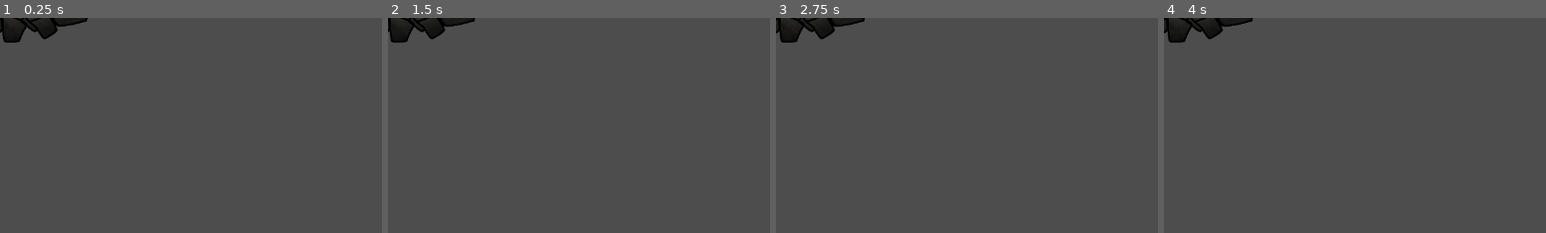
Above: before the commit, frames 1-4 (left to right).
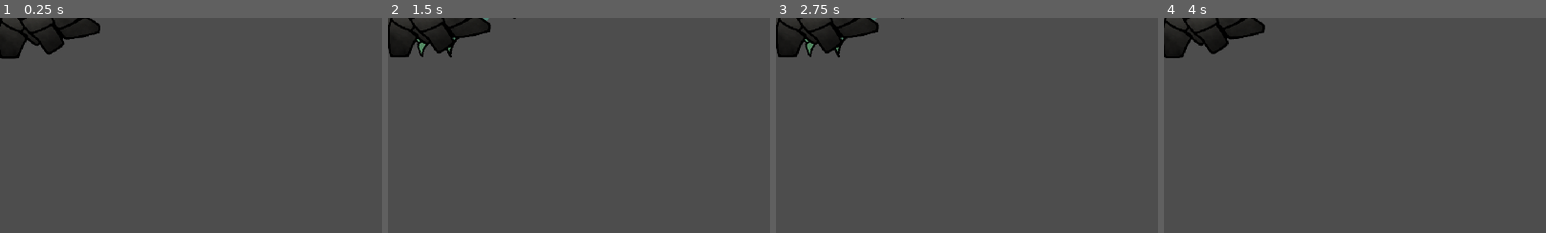
Above: after the commit, the same moments.

Repository: thecaptaincarrot/GMTK-2024-Game-Jam
Game: Godot game, scene res://Entities/Enemies/Wyrm/wyrm.tscn
Two runs of this game, one before a commit and one after it. Both use one fixed random seed, a clock stepped at 60 frames per second and the inputs below. This scene is started directly instead of the project's main scene.
Inputs (mouse positions are % of the whole screen's width and height, from its top left):
- Up to frame 1 (0.25 s): no input
- Up to frame 2 (1.5 s): tap Enter at 0.5 s; move the mouse to (72, 45) at 0.52 s; tap S (camera_down) at 0.6 s; click (72, 45) at 0.67 s; tap Space at 1.25 s; drag from (30, 55) to (45, 70) at 1.27 s
- Up to frame 3 (2.75 s): move the mouse to (60, 28) at 2.02 s; tap D (camera_right) at 2.1 s; click (60, 28) at 2.17 s
- Up to frame 4 (4 s): tap Enter at 2.75 s; drag from (45, 70) to (20, 35) at 2.77 s; tap Space at 3.5 s; move the mouse to (80, 65) at 3.52 s; hold Right mouse button (grab_camera) from 3.53 s (still down); click (80, 65) at 3.67 s
The pictures show only the part of the screen within x 0-50%, y 0-50%; the shares and areas given below are measured in that part.

The runs differ from the first frame. In frame 1, 2.2% of the frame differs, in the area x 0-27%, y 0-20%; in frame 2, 2.4%, in the area x 0-34%, y 0-19%; in frame 3, 2.4%; in frame 4, 2.2%.
Error before the commit: Invalid call. Nonexistent function 'get_basic_gooblins' in base 'Nil'. (res://Entities/Enemies/Wyrm/wyrm.gd:22)
Error after the commit: Invalid call. Nonexistent function 'get_basic_gooblins' in base 'Nil'. (res://Entities/Enemies/Wyrm/wyrm.gd:21)

Commit message:
Rebalance wyrm and slime

Diff:
--- a/Entities/Enemies/Slime/Slime.tscn
+++ b/Entities/Enemies/Slime/Slime.tscn
@@ -163,9 +163,26 @@
 }]
 }
 
+[sub_resource type="Animation" id="Animation_l850a"]
+resource_name = "dead"
+length = 2.0
+tracks/0/type = "value"
+tracks/0/imported = false
+tracks/0/enabled = true
+tracks/0/path = NodePath("IKTargets/undulator1:position")
+tracks/0/interp = 1
+tracks/0/loop_wrap = true
+tracks/0/keys = {
+"times": PackedFloat32Array(0, 0.633333),
+"transitions": PackedFloat32Array(0.5, 0.5),
+"update": 0,
+"values": [Vector2(0, -341), Vector2(0, 0)]
+}
+
 [sub_resource type="AnimationLibrary" id="AnimationLibrary_aove2"]
 _data = {
 "RESET": SubResource("Animation_86cql"),
+"dead": SubResource("Animation_l850a"),
 "idle": SubResource("Animation_cdhd3"),
 "jump_slime": SubResource("Animation_vooej")
 }
@@ -188,7 +205,7 @@
 input_1/reset = true
 
 [sub_resource type="AnimationNodeAnimation" id="AnimationNodeAnimation_vyiqe"]
-animation = &"RESET"
+animation = &"dead"
 
 [sub_resource type="AnimationNodeAnimation" id="AnimationNodeAnimation_e1iv3"]
 animation = &"idle"
@@ -197,6 +214,7 @@
 animation = &"jump_slime"
 
 [sub_resource type="AnimationNodeBlendTree" id="AnimationNodeBlendTree_f5kkg"]
+graph_offset = Vector2(-473.273, 100.364)
 nodes/Jumper/node = SubResource("AnimationNodeOneShot_7ycsp")
 nodes/Jumper/position = Vector2(-60, 140)
 nodes/Life/node = SubResource("AnimationNodeTransition_21ok5")
@@ -320,7 +338,7 @@
 projectile_cooldown = 1.0
 
 [node name="Beast" parent="." instance=ExtResource("2_uj5dt")]
-position = Vector2(0, -87)
+position = Vector2(0, -87.8163)
 min_retarget_time = 4.0
 max_retarget_time = 5.0
 blood_color = Color(0.447636, 0.24912, 0.374506, 1)
@@ -392,6 +410,7 @@
 [node name="slime5" type="Bone2D" parent="Beast/SkeletonComponent/base/slime4"]
 position = Vector2(88.6415, 70.6639)
 rotation = -0.618412
+scale = Vector2(1, 1)
 rest = Transform2D(0.8148, -0.579742, 0.579742, 0.8148, 88.6415, 70.6639)
 
 [node name="slime6" type="Bone2D" parent="Beast/SkeletonComponent/base/slime4/slime5"]
@@ -403,13 +422,14 @@
 [node name="slime7" type="Bone2D" parent="Beast/SkeletonComponent/base/slime4/slime5/slime6"]
 position = Vector2(93.7249, 84.0995)
 rotation = -0.614669
+scale = Vector2(1, 1)
 rest = Transform2D(0.816964, -0.576688, 0.576688, 0.816964, 93.7249, 84.0995)
 auto_calculate_length_and_angle = false
 length = 92.343
 bone_angle = 64.608
 
 [node name="bone3" type="Bone2D" parent="Beast/SkeletonComponent/base/slime4/slime5/slime6/slime7"]
-position = Vector2(29.7867, 12.4758)
+position = Vector2(4.76355, -19.6468)
 rotation = -2.69494
 scale = Vector2(1.00001, 1.00001)
 rest = Transform2D(-0.901907, -0.431953, 0.431953, -0.901907, 4.76355, -19.6468)
@@ -424,6 +444,7 @@
 [node name="bone4" type="Bone2D" parent="Beast/SkeletonComponent/base/slime4"]
 position = Vector2(56.4204, 22.5117)
 rotation = 2.8133
+scale = Vector2(1, 1)
 rest = Transform2D(-0.946594, 0.322427, -0.322427, -0.946594, 56.4204, 22.5117)
 auto_calculate_length_and_angle = false
 length = 77.075
@@ -453,8 +474,9 @@
 bone_angle = -24.971
 
 [node name="bone2" type="Bone2D" parent="Beast/SkeletonComponent/base/slime/slime2/slime3"]
-position = Vector2(-88.1411, 11.0046)
+position = Vector2(-61.4649, 24.1342)
 rotation = 0.132522
+scale = Vector2(1, 1)
 rest = Transform2D(0.991232, 0.132134, -0.132134, 0.991232, -61.4649, 24.1342)
 auto_calculate_length_and_angle = false
 length = 82.164
@@ -480,6 +502,7 @@
 [node name="blob3" type="Bone2D" parent="Beast/SkeletonComponent/base/slime"]
 position = Vector2(-8.50138, 22.4884)
 rotation = -0.37576
+scale = Vector2(1, 1)
 rest = Transform2D(0.930229, -0.36698, 0.36698, 0.930229, -8.50138, 22.4884)
 auto_calculate_length_and_angle = false
 length = 51.797
@@ -535,7 +558,7 @@
 remote_path = NodePath("../../../../../../Sprites/skull2")
 
 [node name="bone5" type="Bone2D" parent="Beast/SkeletonComponent/base/skullbase"]
-position = Vector2(6.68126, -46.004)
+position = Vector2(68.5977, 18.7444)
 rotation = -0.00766712
 scale = Vector2(0.999884, 0.999884)
 rest = Transform2D(0.999855, -0.00766616, 0.00766616, 0.999855, 68.5977, 18.7444)
@@ -554,6 +577,7 @@
 [node name="blob2" type="Bone2D" parent="Beast/SkeletonComponent/base/blobbase"]
 position = Vector2(-177, 105)
 rotation = -0.434796
+scale = Vector2(1, 1)
 rest = Transform2D(0.906956, -0.421225, 0.421225, 0.906956, -177, 105)
 auto_calculate_length_and_angle = false
 length = 56.716
@@ -598,6 +622,7 @@
 z_index = -30
 position = Vector2(-177, 18)
 rotation = -0.434796
+scale = Vector2(1, 1)
 texture = ExtResource("4_hw4sg")
 region_enabled = true
 region_rect = Rect2(164, 990, 114, 42)
@@ -614,7 +639,7 @@
 [node name="bone1" type="Sprite2D" parent="Beast/Sprites" index="4"]
 z_index = -50
 position = Vector2(-283, -184)
-rotation = 0.031668
+rotation = 0.0316686
 scale = Vector2(1.00001, 1.00001)
 texture = ExtResource("4_hw4sg")
 region_enabled = true
@@ -622,8 +647,8 @@
 
 [node name="bone2" type="Sprite2D" parent="Beast/Sprites" index="5"]
 z_index = -50
-position = Vector2(-149.438, -323.913)
-rotation = 0.0181691
+position = Vector2(-121.438, -313.913)
+rotation = 0.0181686
 scale = Vector2(0.999996, 0.999996)
 texture = ExtResource("4_hw4sg")
 region_enabled = true
@@ -631,8 +656,8 @@
 
 [node name="bone3" type="Sprite2D" parent="Beast/Sprites" index="6"]
 z_index = -43
-position = Vector2(43.9982, -328.475)
-rotation = -0.0316538
+position = Vector2(80.9982, -311.475)
+rotation = -0.0316535
 scale = Vector2(1, 1)
 texture = ExtResource("4_hw4sg")
 region_enabled = true
@@ -641,7 +666,7 @@
 [node name="bone4" type="Sprite2D" parent="Beast/Sprites" index="7"]
 z_index = -42
 position = Vector2(255.636, -131.931)
-rotation = -0.13363
+rotation = -0.133629
 scale = Vector2(0.999995, 0.999995)
 texture = ExtResource("4_hw4sg")
 region_enabled = true
@@ -649,7 +674,7 @@
 
 [node name="bone5" type="Sprite2D" parent="Beast/Sprites" index="8"]
 z_index = -40
-position = Vector2(162.941, -217.942)
+position = Vector2(211.941, -142.942)
 rotation = 0.176662
 scale = Vector2(0.999883, 0.999883)
 texture = ExtResource("4_hw4sg")
@@ -658,18 +683,18 @@
 
 [node name="skull" type="Sprite2D" parent="Beast/Sprites" index="9"]
 z_index = -44
-position = Vector2(-18, -193)
+position = Vector2(-17.9999, -193)
 rotation = -0.639
-scale = Vector2(0.999931, 0.999931)
+scale = Vector2(0.99993, 0.99993)
 texture = ExtResource("4_hw4sg")
 region_enabled = true
 region_rect = Rect2(284, 76, 234, 162)
 
 [node name="skull2" type="Sprite2D" parent="Beast/Sprites" index="10"]
 z_index = -44
-position = Vector2(-4.4602, -90.945)
+position = Vector2(-4.46014, -90.9451)
 rotation = -0.639
-scale = Vector2(0.999931, 0.999931)
+scale = Vector2(0.99993, 0.99993)
 texture = ExtResource("4_hw4sg")
 region_enabled = true
 region_rect = Rect2(83, 127, 147, 112)
--- a/Entities/Enemies/Slime/slime.gd
+++ b/Entities/Enemies/Slime/slime.gd
@@ -38,9 +38,9 @@
 	if can_bullit:
 		damage_taken += dmg
 		var counter =  0
-		printt("TOOK",damage_taken,"DAMAGE")
+		#printt("TOOK",damage_taken,"DAMAGE")
 		if damage_taken >= projectile_damage_threshold:
-			print("I DESIRE BULLIT")
+			#print("I DESIRE BULLIT")
 			damage_taken = 0
 			counter =  randi_range(2,bullit_number)
 			can_bullit = false
--- a/Entities/Enemies/Wyrm/wyrm.gd
+++ b/Entities/Enemies/Wyrm/wyrm.gd
@@ -17,7 +17,6 @@
 func _physics_process(delta):
 	update_scaler_path()
 
-
 func reacquire_targets():
 	target_list = horde_controller.get_basic_gooblins()
 
--- a/Entities/Enemies/Wyrm/wyrm.tscn
+++ b/Entities/Enemies/Wyrm/wyrm.tscn
@@ -184,7 +184,7 @@
 "times": PackedFloat32Array(0, 0.4),
 "transitions": PackedFloat32Array(2, 2),
 "update": 0,
-"values": [-900.0, -155.0]
+"values": [-900.0, -220.0]
 }
 
 [sub_resource type="Animation" id="Animation_fwcow"]
@@ -271,6 +271,7 @@
 animation = &"idle"
 
 [sub_resource type="AnimationNodeBlendTree" id="AnimationNodeBlendTree_u5xc2"]
+graph_offset = Vector2(-338, 20)
 nodes/Life/node = SubResource("AnimationNodeTransition_kbjdy")
 nodes/Life/position = Vector2(80, 120)
 nodes/SlamMachine/node = SubResource("AnimationNodeStateMachine_k0u02")
@@ -412,8 +413,8 @@
 sprite_box = NodePath("Beast/Sprites")
 
 [node name="Beast" parent="." instance=ExtResource("2_l7r84")]
-min_retarget_time = 0.7
-max_retarget_time = 1.0
+min_retarget_time = 0.2
+max_retarget_time = 0.4
 attack_chance = 2
 blood_color = Color(0.122528, 0.920102, 0, 1)
 
@@ -422,8 +423,8 @@
 
 [node name="IdleState" type="Node" parent="Beast/StateMachine" index="0"]
 script = ExtResource("3_f2kur")
-slam_min_range = 200
-slam_max_range = 800
+slam_min_range = 40
+slam_max_range = 400
 track_height = 750
 animation = ""
 
@@ -594,7 +595,7 @@
 update_scale = false
 
 [node name="GroundTransformer" type="RemoteTransform2D" parent="Beast/SkeletonComponent/neck1"]
-position = Vector2(-17.4552, 4.39507)
+position = Vector2(-0.769918, 4.40537)
 remote_path = NodePath("../../../Sprites/Ground")
 update_rotation = false
 update_scale = false
@@ -697,7 +698,8 @@
 region_rect = Rect2(644, 499, 200, 175)
 
 [node name="Ground" type="Sprite2D" parent="Beast/Sprites" index="11"]
-position = Vector2(3.04422, -17.7407)
+position = Vector2(-3.71702, -2.48673)
+scale = Vector2(1.2, 1.2)
 texture = ExtResource("8_jc4bm")
 
 [node name="headTarget" type="Node2D" parent="Beast/IKTargets" index="0"]
@@ -710,7 +712,7 @@
 curve = SubResource("Curve2D_qix37")
 
 [node name="LungePoint" parent="Beast" index="11"]
-position = Vector2(-40, -164)
+position = Vector2(-27, -209)
 
 [connection signal="timeout" from="Beast/RandomTargetTimer" to="Beast/StateMachine/IdleState" method="target_and_attack"]
 
Not shown: 1 places in Entities/Enemies/Slime/Slime.tscn that only renumber resources
